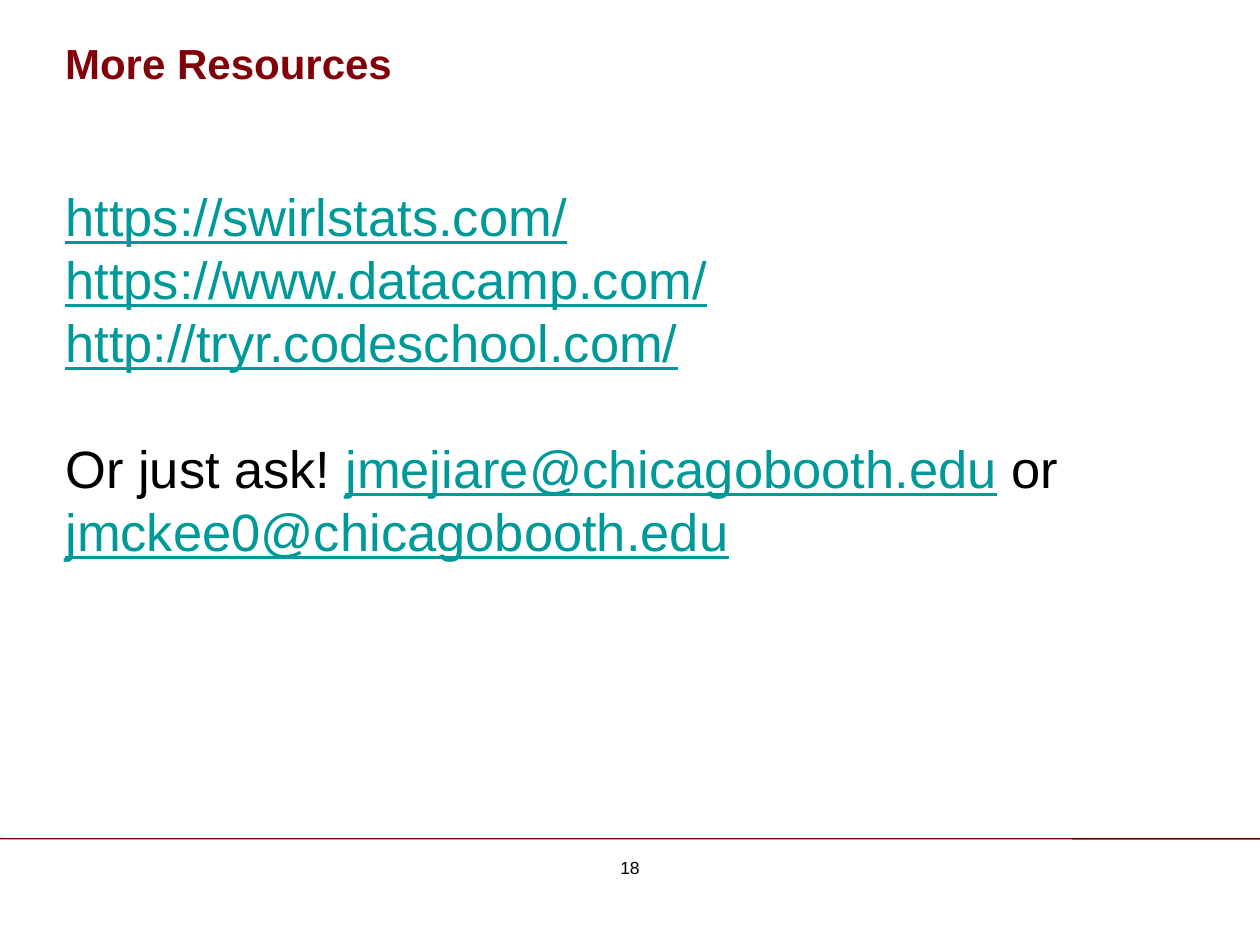
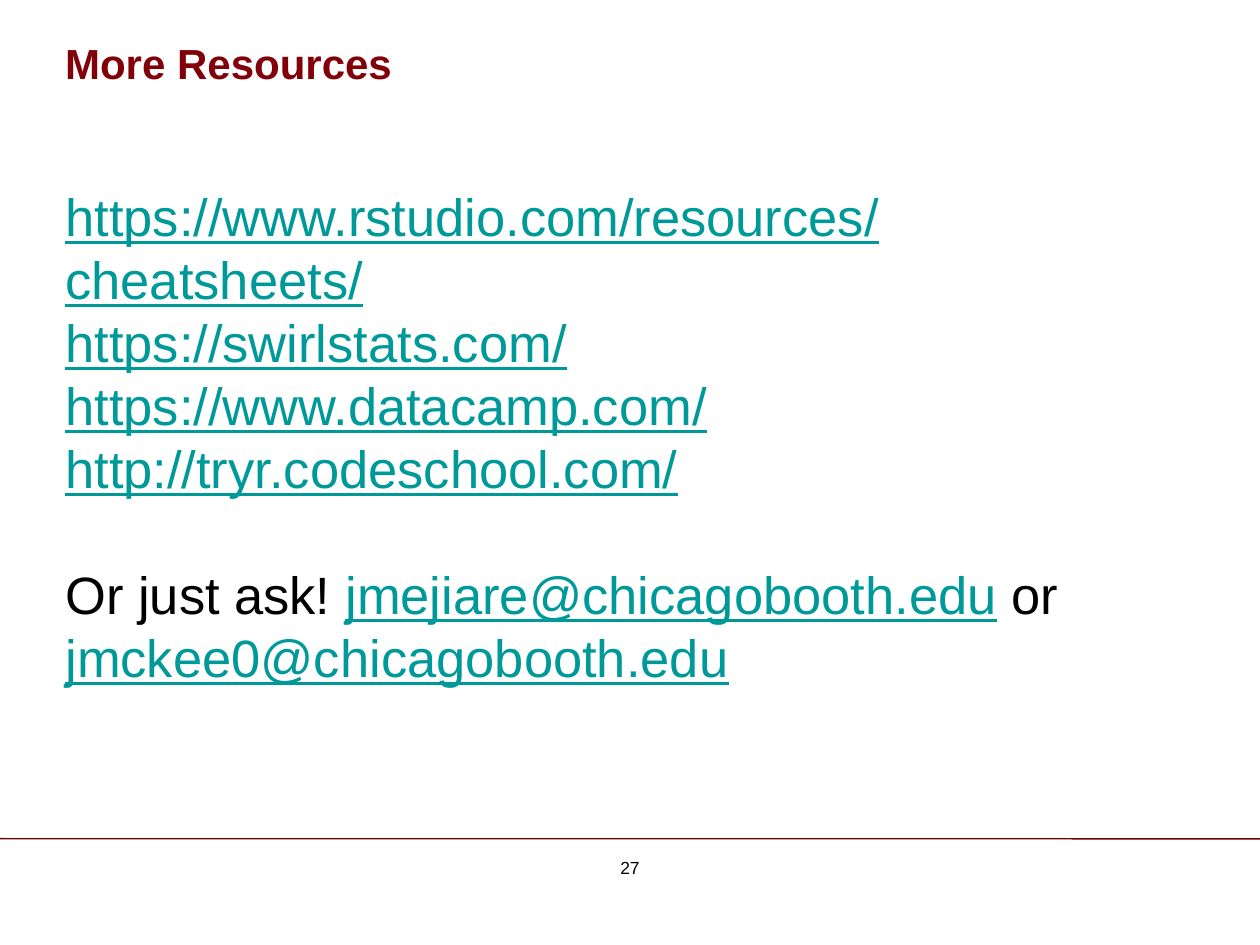
Before and after one commit to ChicagoBoothAnalytics/site, a slide deck: slide 27 of zzz MEDIA/R Basics.pptx (slide 18 before the commit). Drawn at 1260x945 pixels with LibreOffice and Linux fonts; fonts in the diff are those of the drawing; background and template pictures are left out. Boxes give left, top, right and bottom in pixels: in the first picture for what was removed or moved away, otherwise in the second. Text is boxed around its words. In the diff, an @@ line names an element or a change of style, - is before the commit and + after.

```diff
--- a/zzz MEDIA/R Basics.pptx
+++ b/zzz MEDIA/R Basics.pptx
@@ text at <box>65,198,878,307</box>: paragraph added @@
+https://www.rstudio.com/resources/cheatsheets/
@@ page number at <box>620,861,639,874</box>: text changed @@
-18
+27
```
Also in this commit, not shown: 4 other slides changed, 9 slides added, 1 slide removed.
